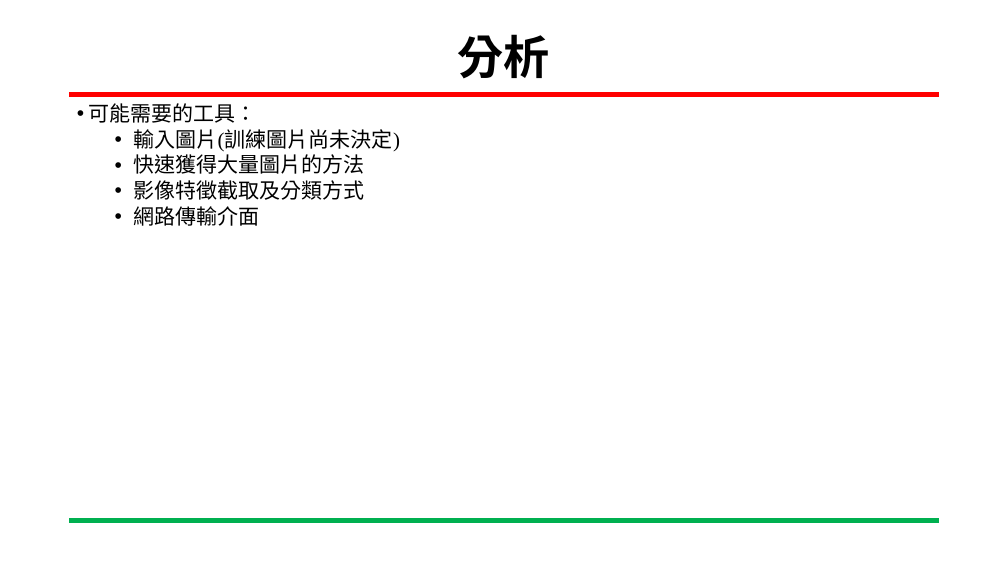
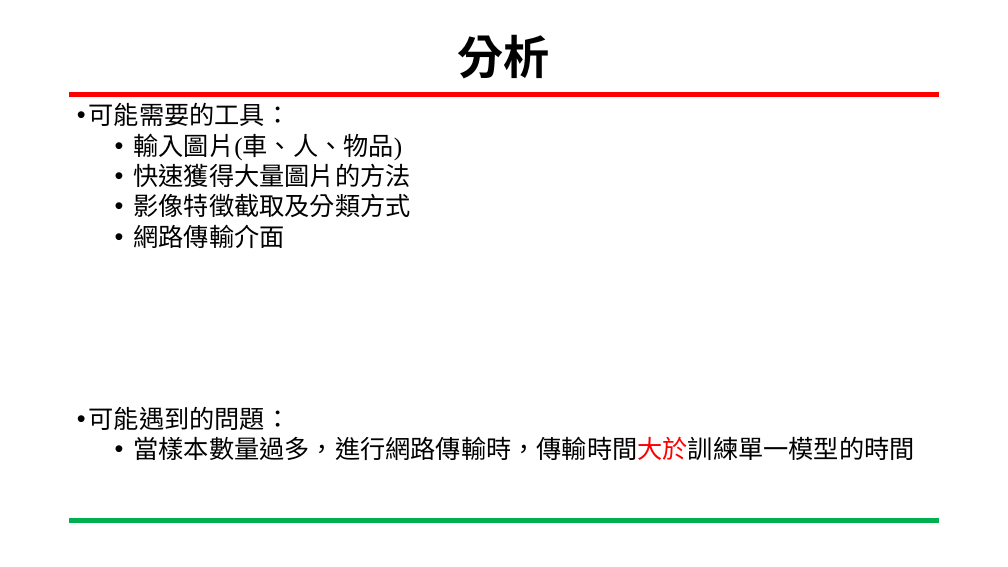
Before and after one commit to YUXING-LEE/image_process, a slide deck: slide 3 of final/基於分散式網路架構進行階層式分類.pptx. Drawn at 1008x567 pixels with LibreOffice and Linux fonts; fonts in the diff are those of the drawing; background and template pictures are left out. Boxes give left, top, right and bottom in pixels: in the first picture for what was removed or moved away, otherwise in the second. Text is boxed around its words. In the diff, an @@ line names an element or a change of style, - is before the commit and + after.

Commit message:
final

```diff
--- a/final/基於分散式網路架構進行階層式分類.pptx
+++ b/final/基於分散式網路架構進行階層式分類.pptx
@@ text at (89,102,411,248): size 20 to 24 pt in "可能需要的工具：", "快速獲得大量圖片的方法", "影像特徵截取及分類方式", "網路傳輸介面" @@
@@ text at (134,133,403,160): text changed; size 20 to 24 pt @@
-  • 輸入圖片(訓練圖片尚未決定)
+  • 輸入圖片(車、人、物品)
@@ text at (89,406,915,460): paragraphs added @@
+• 可能遇到的問題：
+  • 當樣本數量過多，進行網路傳輸時，傳輸時間大於訓練單一模型的時間
```
Also in this commit, not shown: 2 other slides changed.
